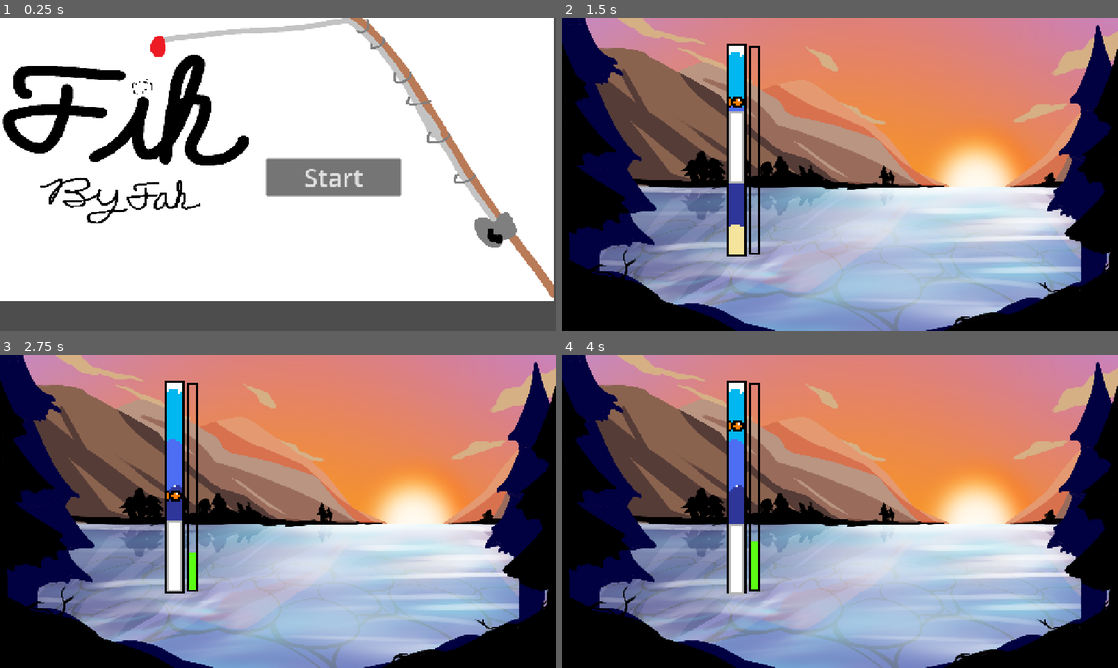
Above: before the commit, frames 1-4 (two rows, left to right).
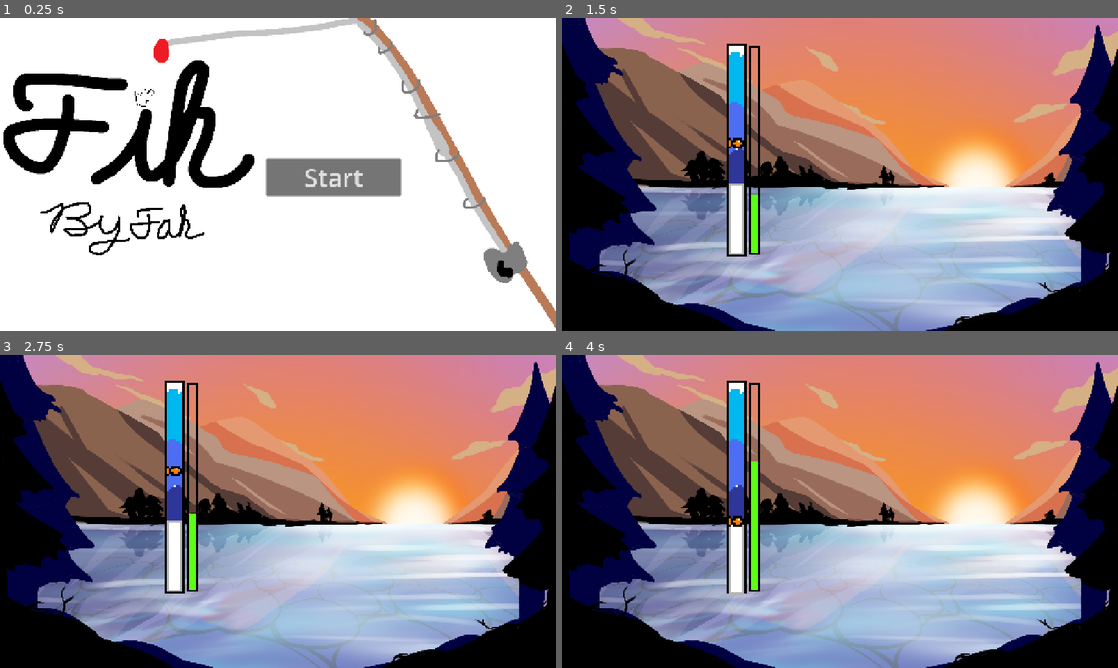
Above: after the commit, the same moments.

Repository: Andtrue/Fih---A-Game-Jam-Project
Game: Godot game, scene res://Scenes/Main Menu.tscn
The game is run twice, just before and just after one commit, with the same random seed, the same clock (stepped at 60 frames per second) and the same inputs.
Inputs:
- Up to frame 1 (0.25 s): no input
- Up to frame 2 (1.5 s): click "Start" at 0.5 s; tap Space at 1.25 s; hold Up (ui_up) from 1.28 s (still down); hold Enter (ui_accept) from 1.28 s (still down)
- Up to frame 3 (2.75 s): release Up (ui_up) at 2.03 s; release Enter (ui_accept) at 2.03 s; tap Enter (ui_accept) at 2.1, 2.27, 2.57 s
- Up to frame 4 (4 s): hold Enter (ui_accept) 2.78-3.53 s; hold Up (ui_up) from 2.78 s (still down); tap Enter (ui_accept) at 3.6, 3.77 s

The runs differ from the first frame. In frame 1, 23% of the frame differs, in the area x 0-100%, y 0-100%; in frame 2, 1.6%; in frame 3, 0.3%; in frame 4, 0.5%.

Commit message:
Working Game-ish

Diff:
--- a/Scenes/FishingMinigame.tscn
+++ b/Scenes/FishingMinigame.tscn
@@ -98,14 +98,33 @@
 
 [node name="Timer" type="Timer" parent="." unique_id=1192790809]
 wait_time = 0.2
-autostart = true
 
 [node name="Node" type="Node" parent="." unique_id=624518649]
 script = ExtResource("11_80aay")
 
 [node name="EventTimer" type="Timer" parent="Node" unique_id=1383912776]
+autostart = true
+
+[node name="CastPrompt" type="Label" parent="." unique_id=1613450791]
+unique_name_in_owner = true
+offset_top = -62.03
+offset_right = 310.0
+offset_bottom = 54.97003
+scale = Vector2(0.34, 0.34)
+theme_override_constants/line_spacing = -21
+theme_override_constants/paragraph_spacing = 0
+theme_override_constants/shadow_offset_x = 1
+theme_override_constants/outline_size = 14
+theme_override_font_sizes/font_size = 50
+text = "Press Space
+To Cast"
+horizontal_alignment = 1
+uppercase = true
+
+[node name="FishingStartTimer" type="Timer" parent="." unique_id=1176857955]
 
 [connection signal="body_entered" from="Fish/Area2D" to="." method="_on_area_2d_body_entered"]
 [connection signal="body_exited" from="Fish/Area2D" to="." method="_on_area_2d_body_exited"]
 [connection signal="timeout" from="Timer" to="." method="_on_timer_timeout"]
 [connection signal="timeout" from="Timer" to="Fish" method="_on_timer_timeout"]
+[connection signal="timeout" from="FishingStartTimer" to="." method="_on_fishing_start_timer_timeout"]
--- a/Scenes/Main Menu.tscn
+++ b/Scenes/Main Menu.tscn
@@ -2,14 +2,14 @@
 
 [ext_resource type="Texture2D" uid="uid://dkqlgwllcrsov" path="res://Assets/Start Screen/Temp background.png" id="1_aire5"]
 [ext_resource type="Script" uid="uid://cor2wyemwu42h" path="res://Scenes/main_menu.gd" id="1_r7rhf"]
-[ext_resource type="AudioStream" uid="uid://x452amtb4f8t" path="res://Assets/SFX/Fih Theme.mp3" id="2_56txt"]
+[ext_resource type="AudioStream" uid="uid://ctp0xdgiw0aln" path="res://Assets/SFX/Fih Theme.mp3" id="2_56txt"]
 
 [node name="MainMenu" type="Node2D" unique_id=184303805]
 script = ExtResource("1_r7rhf")
 
 [node name="Sprite2D" type="Sprite2D" parent="." unique_id=433568977]
-position = Vector2(637.0001, 325)
-scale = Vector2(0.91810346, 0.79620564)
+position = Vector2(650.00006, 374.875)
+scale = Vector2(0.93678147, 0.91829866)
 texture = ExtResource("1_aire5")
 
 [node name="AudioListener2D" type="AudioListener2D" parent="." unique_id=1012158439]
--- a/Scenes/events.gd
+++ b/Scenes/events.gd
@@ -10,39 +10,61 @@
 	EVENT3
 ]
 
-@export var event_timer : float = randf_range(5,15)
-@export_range(0.0,1.0) var event_chance : float = 1	# chance for an event (currently 100%)
+@export_range(0.0, 1.0) var event_chance : float = 1
 
 @onready var timer = $EventTimer
 
 var active_event: AcceptDialog
 
+
 func _ready():
-	timer.wait_time = event_timer
-	#timer.one_shot = true		# use if you want only 1 event to play in the scene
+	timer.wait_time = randf_range(7, 10)
 	timer.timeout.connect(_on_timer_timeout)
+
+	print("EVENT SYSTEM READY")
+
+
+func start_events():
+	print("STARTING EVENT TIMER")
 	timer.start()
 
+
+func stop_events():
+	timer.stop()
+
+
 func roll_event():
-	# don't play another event if one is active
+	print("EVENT TIMER FIRED")
+
 	if is_instance_valid(active_event):
+		print("EVENT ALREADY ACTIVE")
 		return
 
 	var roll = randf_range(0.0, 1.0)
-	if(roll <= event_chance):
+
+	print("EVENT ROLL: ", roll)
+
+	if roll <= event_chance:
 		play_event()
 	else:
+		print("EVENT FAILED ROLL")
 		timer.start()
 
+
 func play_event():
-	var selected_event = EVENTS.pick_random()	# pick random event
-	active_event = selected_event.instantiate()	# instantiate scene
-	add_child(active_event)	# add to scene tree
+	print("PLAYING EVENT")
 
-	#delete popup when pressing ok
+	timer.stop()
+
+	var selected_event = EVENTS.pick_random()
+
+	active_event = selected_event.instantiate()
+	add_child(active_event)
+
 	active_event.confirmed.connect(_on_event_finished.bind(active_event))
 
-	show_event_at_random_position(active_event)	# show the event
+	show_event_at_random_position(active_event)
+
 
 func _on_event_finished(event: AcceptDialog):
 	if is_instance_valid(event):
@@ -51,17 +73,20 @@
 	if active_event == event:
 		active_event = null
 
+	timer.wait_time = randf_range(7, 10)
+	timer.start()
+
+
 func show_event_at_random_position(event: AcceptDialog) -> void:
-	# Open the popup so Godot calculates its size.
 	event.popup()
 
 	var viewport_size := Vector2i(
 		get_viewport().get_visible_rect().size
 	)
+
 	var popup_size := event.size
 	var margin := 20
 
-	# Calculate the furthest position that keeps the popup onscreen.
 	var max_x: int = maxi(
 		margin,
 		viewport_size.x - popup_size.x - margin
@@ -72,11 +97,11 @@
 		viewport_size.y - popup_size.y - margin
 	)
 
-	# Assign a random position.
 	event.position = Vector2i(
 		randi_range(margin, max_x),
 		randi_range(margin, max_y)
 	)
 
+
 func _on_timer_timeout():
 	roll_event()
--- a/Scenes/fishing_minigame.gd
+++ b/Scenes/fishing_minigame.gd
@@ -1,17 +1,111 @@
 extends Node2D
 
 var is_on_bar = false
+var is_fishing = false
+
+
+func _ready() -> void:
+	# Stop all timers at the beginning
+	$Timer.stop()
+	$Node/EventTimer.stop()
+	$FishingStartTimer.stop()
+
+	# White Box Pause
+
+	# Hide the fishing UI
+	$Outside.hide()
+	$Fish.hide()
+	%TextureProgressBar.hide()
+
+	# Disable the fishing bar
+	$Outside/RigidBody2D.set_process_input(false)
+
+	# Stop fish movement
+	$Fish.process_mode = Node.PROCESS_MODE_DISABLED
+
+	# Show cast prompt
+	%CastPrompt.show()
+
+
+func _input(event: InputEvent) -> void:
+	if event.is_action_pressed("ui_accept") and !is_fishing:
+		start_cast()
+
+
+func start_cast() -> void:
+	# Prevent another cast while waiting
+	is_fishing = true
+
+	%TextureProgressBar.value = 30
+
+	# Hide prompt
+	%CastPrompt.hide()
+
+	# Show fishing UI
+	$Outside.show()
+	$Fish.show()
+	%TextureProgressBar.show()
+
+	# Start the 1 second delay
+	$FishingStartTimer.start()
+
+
+func _on_fishing_start_timer_timeout() -> void:
+	# The 1 second delay is over.
+	# Now actual fishing starts.
+	$FishingStartTimer.stop()
+
+	$Outside/RigidBody2D.set_process_input(true)
+	$Fish.process_mode = Node.PROCESS_MODE_INHERIT
+
+	$Timer.start()
+	$Node.start_events()
+
+
+func end_fishing() -> void:
+	is_fishing = false
+
+	# Stop all fishing systems
+	$Timer.stop()
+	$Node/EventTimer.stop()
+	$FishingStartTimer.stop()
+
+	# Disable fishing bar
+	$Outside/RigidBody2D.set_process_input(false)
+
+	# Stop fish movement
+	$Fish.process_mode = Node.PROCESS_MODE_DISABLED
+
+	# Hide fishing UI
+	$Outside.hide()
+	$Fish.hide()
+	%TextureProgressBar.hide()
+
+	# Show cast prompt
+	%CastPrompt.show()
+
 
 func _on_area_2d_body_entered(body: Node2D) -> void:
 	is_on_bar = true
 
+
 func _on_area_2d_body_exited(body: Node2D) -> void:
 	is_on_bar = false
 
+
 func _on_timer_timeout() -> void:
+	if !is_fishing:
+		return
+
 	if is_on_bar:
-		%TextureProgressBar.value += 5
+		%TextureProgressBar.value += 4
 	else:
-		%TextureProgressBar.value -= 1
+		%TextureProgressBar.value -= 3
+
 	if %TextureProgressBar.value >= 100:
-		print('fish caught')
+		print("fish caught")
+		end_fishing()
+
+	elif %TextureProgressBar.value <= 0:
+		print("fish escaped")
+		end_fishing()
Not shown, changed: Assets/SFX/Fih Theme.mp3.import
Not shown: 1 places in Scenes/FishingMinigame.tscn that only renumber resources
Not shown, changed: Assets/SFX/Fih Theme.mp3
